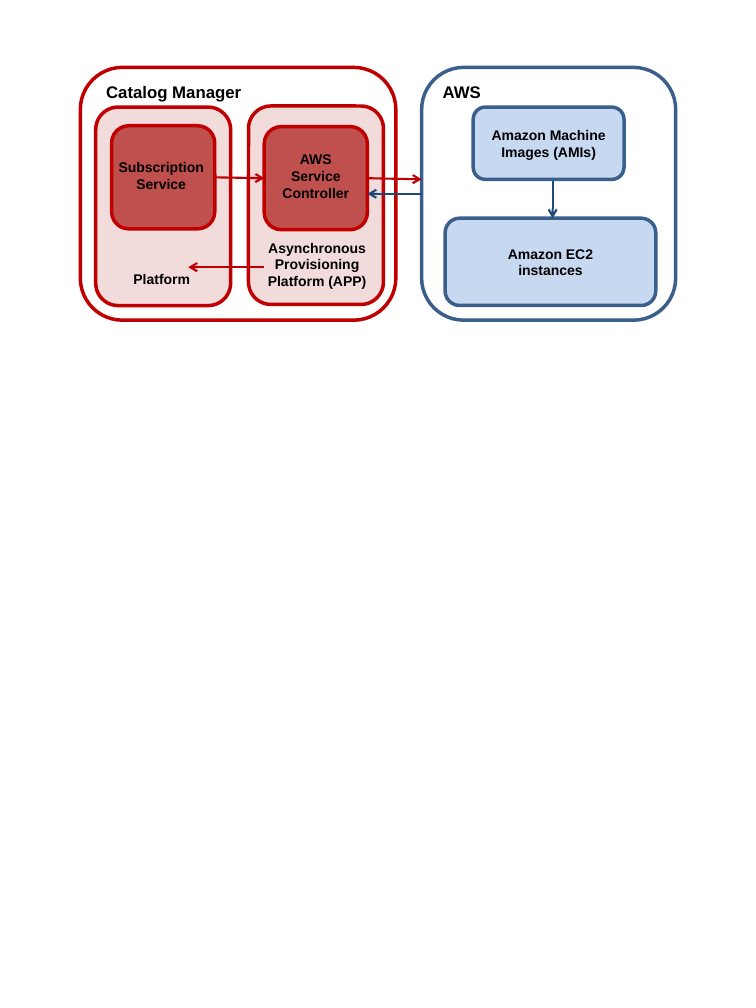
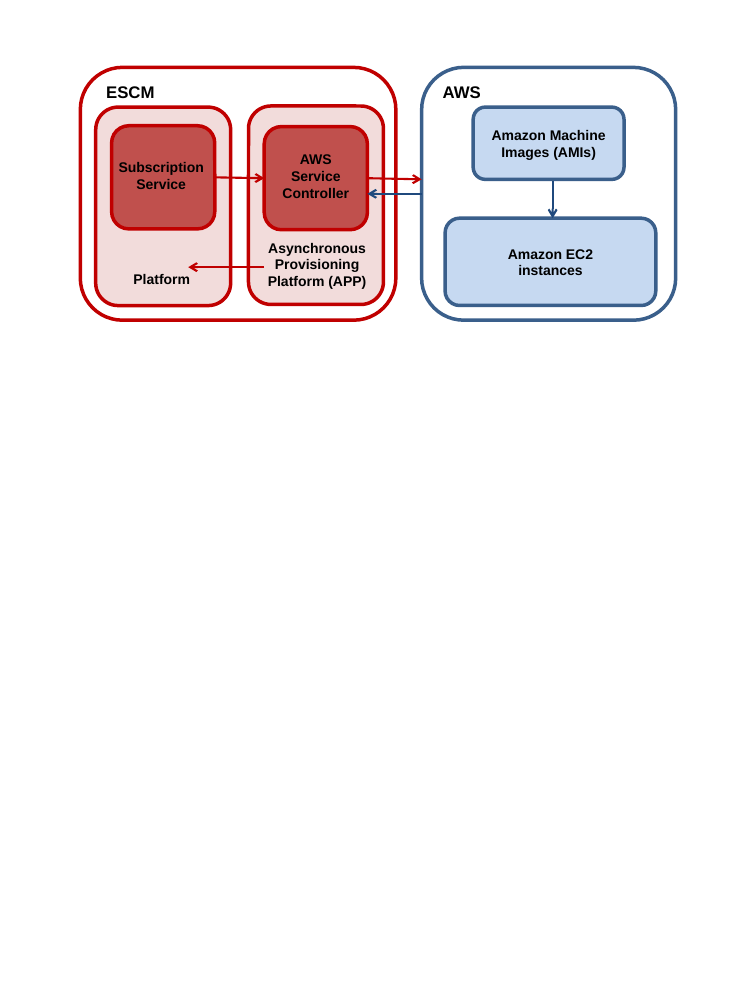
Before and after one commit to servicecatalog/documentation, a slide deck: slide 1 of Development/DocSources/en/AWSIntegrationGuide/_images/images.pptx. Drawn at 756x1008 pixels with LibreOffice and Linux fonts; fonts in the diff are those of the drawing. Boxes give left, top, right and bottom in pixels: in the first picture for what was removed or moved away, otherwise in the second. Text is boxed around its words. In the diff, an @@ line names an element or a change of style, - is before the commit and + after.

```diff
--- a/Development/DocSources/en/AWSIntegrationGuide/_images/images.pptx
+++ b/Development/DocSources/en/AWSIntegrationGuide/_images/images.pptx
@@ text at (106,86,154,98): text changed @@
-Catalog Manager
+ESCM
```
Also in this commit, not shown: 1 slide added, 47 other files.
